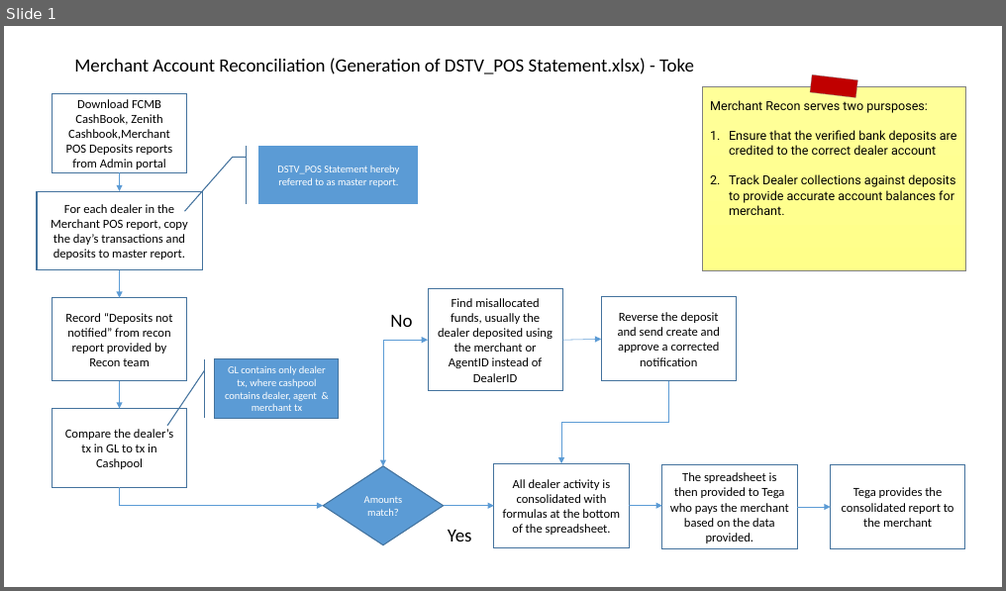
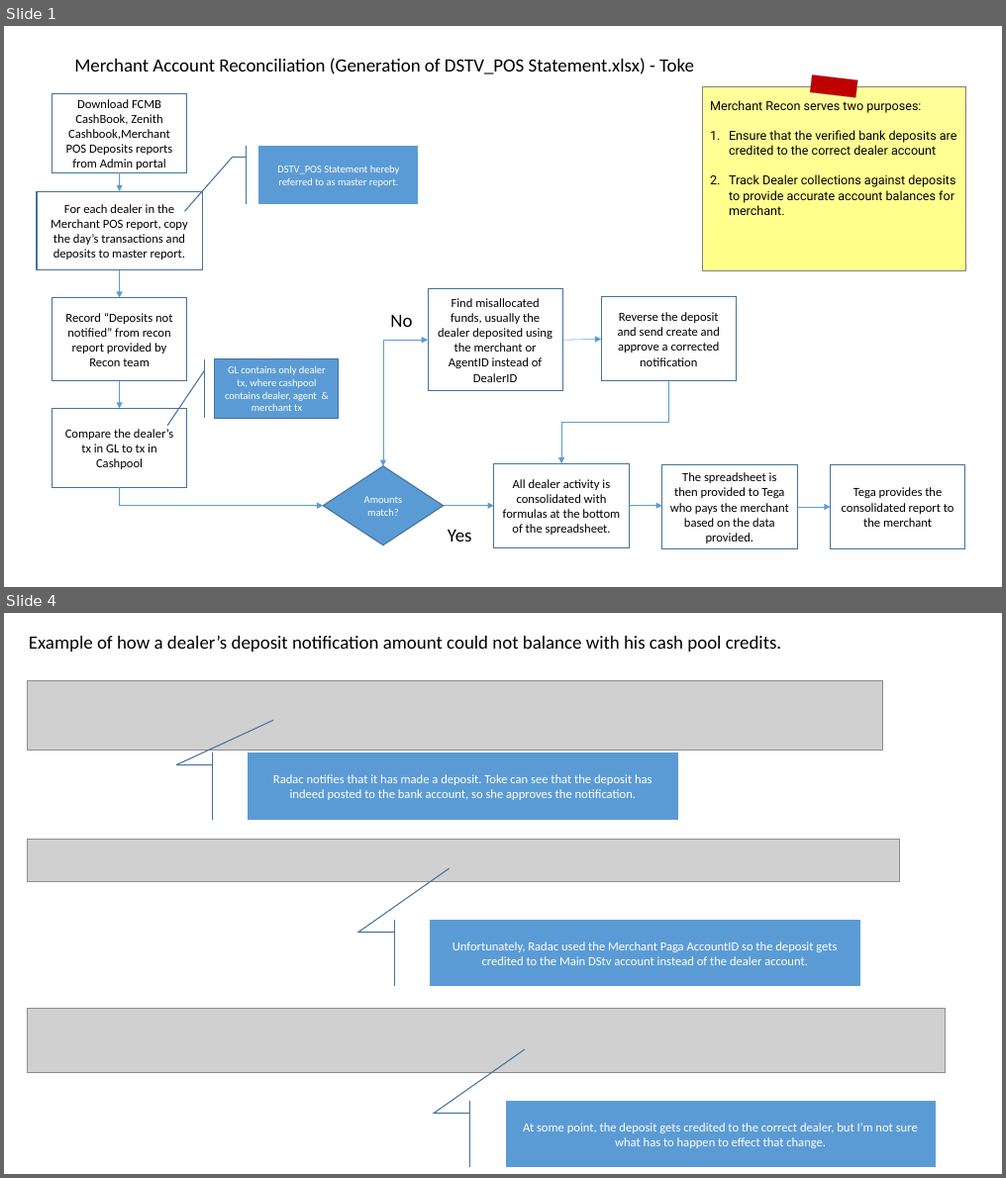
Before and after one commit to AphelionSoftware/Pagatech, a slide deck: Documentation/Wireframes/Merchant Statements _Recon.pptx. Shown one above the other, each under a label of ours: slide 1 before the commit, slides 1 and 4 after it; the slides between them are not shown. The pictures are 1006x591 and 1006x1178 pixels, drawn with LibreOffice and Linux fonts; fonts in the diff are those of the drawing; grey boxes stand for pictures. Boxes give left, top, right and bottom in pixels: in the first picture for what was removed or moved away, otherwise in the second. Text is boxed around its words. In the diff, an @@ line names an element or a change of style, - is before the commit and + after.

Commit message:
Merchant Recon wireframe

```diff
--- a/Documentation/Wireframes/Merchant Statements _Recon.pptx
+++ b/Documentation/Wireframes/Merchant Statements _Recon.pptx
@@ slide 4 added at <box>4,613,1002,1174</box>, background #FFFFFF @@
@@ text added at <box>29,636,781,652</box>, 18 pt, text #000000 @@
+Example of how a dealer’s deposit notification amount could not balance with his cash pool credits.
@@ picture added at <box>27,681,884,751</box> @@
@@ accent callout added at <box>249,753,678,819</box>, fill #5B9BD5, outline #43739E 1 pt, 12 pt, text #FFFFFF @@
+Radac notifies that it has made a deposit. Toke can see that the deposit has indeed posted to the bank account, so she approves the notification.
@@ picture added at <box>27,839,899,881</box> @@
@@ accent callout added at <box>430,920,860,986</box>, fill #5B9BD5, outline #43739E 1 pt, 12 pt, text #FFFFFF @@
+Unfortunately, Radac used the Merchant Paga AccountID so the deposit gets credited to the Main DStv account instead of the dealer account.
@@ picture added at <box>27,1008,945,1072</box> @@
@@ accent callout added at <box>506,1101,936,1167</box>, fill #5B9BD5, outline #43739E 1 pt, 12 pt, text #FFFFFF @@
+At some point, the deposit gets credited to the correct dealer, but I’m not sure what has to happen to effect that change.
@@ slide 1 changed as well @@
@@ text in rectangle at <box>710,100,921,113</box>: text changed @@
-Merchant Recon serves two pursposes:
+Merchant Recon serves two purposes:
```
Also in this commit, not shown: 1 other slide changed, 2 other slides added, 1 slide removed.
